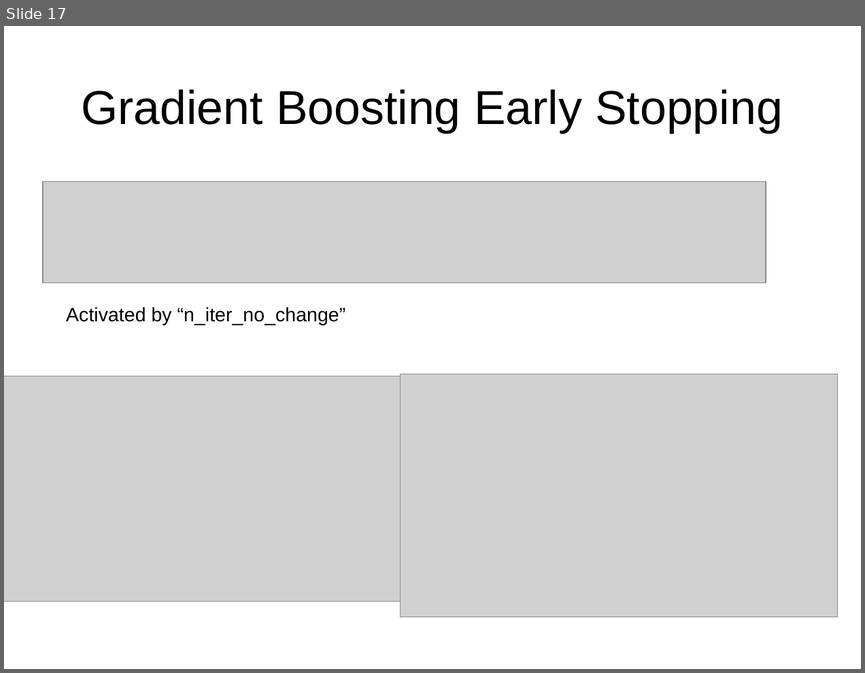
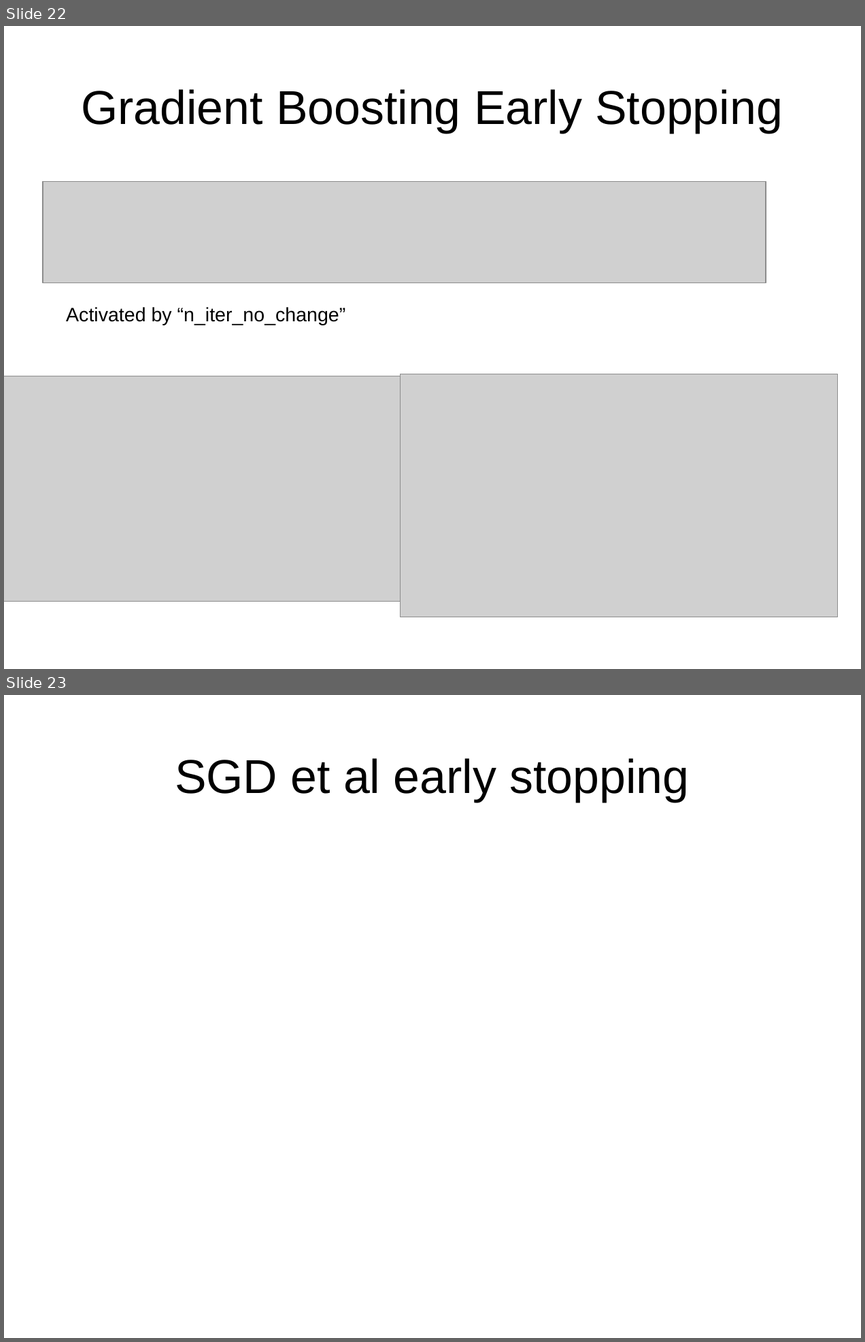
Before and after one commit to amueller/talks_odt, a slide deck: 2018/an-update-on-sklearn.odp. Shown one above the other, each under a label of ours: slide 17 before the commit, slides 22 and 23 after it. The pictures are 865x673 and 865x1342 pixels, drawn with LibreOffice and Linux fonts; fonts in the diff are those of the drawing; grey boxes stand for pictures. Boxes give left, top, right and bottom in pixels: in the first picture for what was removed or moved away, otherwise in the second. Text is boxed around its words. In the diff, an @@ line names an element or a change of style, - is before the commit and + after.

```diff
--- a/2018/an-update-on-sklearn.odp
+++ b/2018/an-update-on-sklearn.odp
@@ slide 23 added at [4, 695, 861, 1338], background #FFFFFF @@
@@ title added at [175, 758, 689, 802], 44 pt, text #000000 @@
+SGD et al early stopping
@@ what was slide 17 is now slide 22 @@
```
Also in this commit, not shown: 2 slides changed, 8 other slides added, 1 slide removed.
